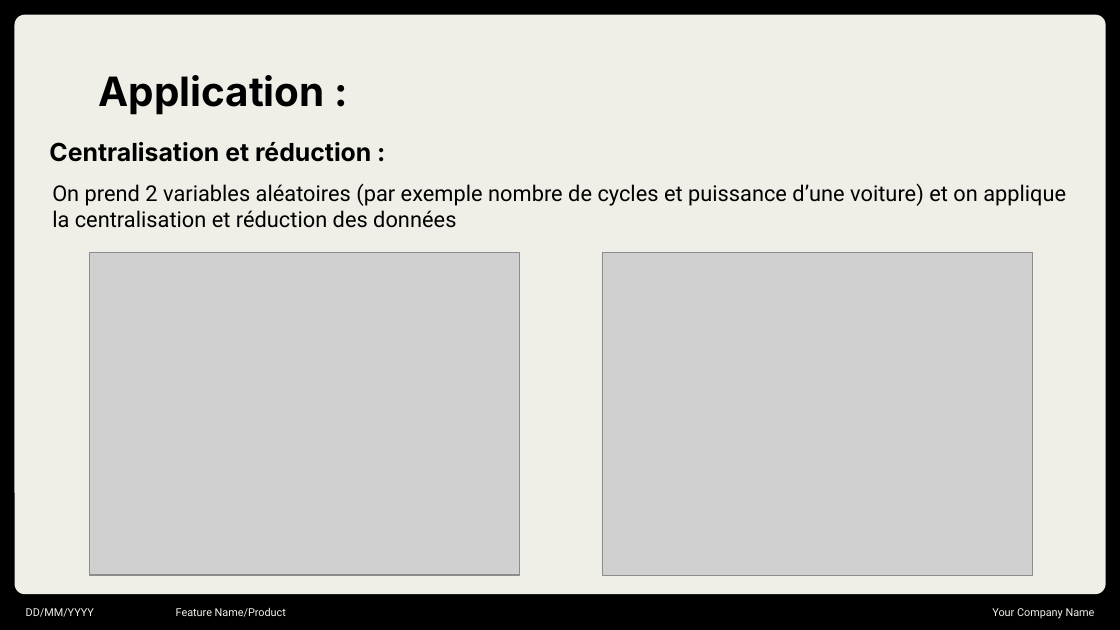
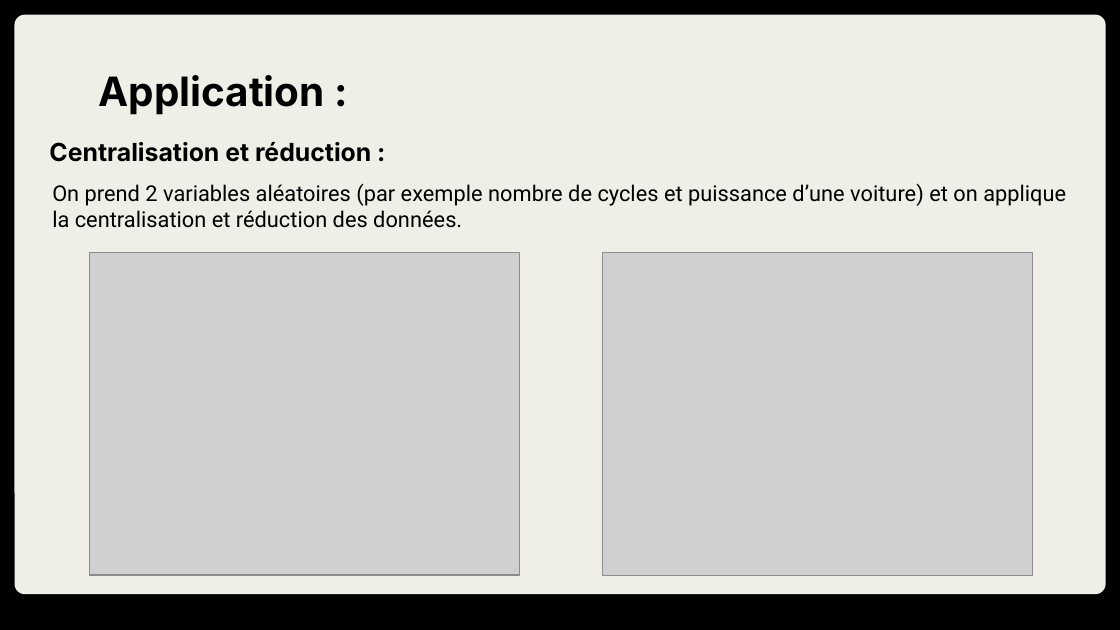
Before and after one commit to nizarover/Projet-Data-Analyst, a slide deck: slide 6 of Projects/Data Analyst/Presentation ACP.pptx. Drawn at 1120x630 pixels with LibreOffice and Linux fonts; fonts in the diff are those of the drawing; grey boxes stand for pictures. Boxes give left, top, right and bottom in pixels: in the first picture for what was removed or moved away, otherwise in the second. Text is boxed around its words. In the diff, an @@ line names an element or a change of style, - is before the commit and + after.

```diff
--- a/Projects/Data Analyst/Presentation ACP.pptx
+++ b/Projects/Data Analyst/Presentation ACP.pptx
@@ subtitle at [52,183,1066,228]: text changed @@
-On prend 2 variables aléatoires (par exemple nombre de cycles et puissance d’une voiture) et on applique la centralisation et réduction des données
+On prend 2 variables aléatoires (par exemple nombre de cycles et puissance d’une voiture) et on applique la centralisation et réduction des données.
@@ text removed at [26,608,94,617] @@
-DD/MM/YYYY
@@ text removed at [176,608,286,617] @@
-Feature Name/Product
@@ text removed at [992,608,1095,619] @@
-Your Company Name
```
Also in this commit, not shown: 6 other slides changed, 8 slides added, 3 other files.
